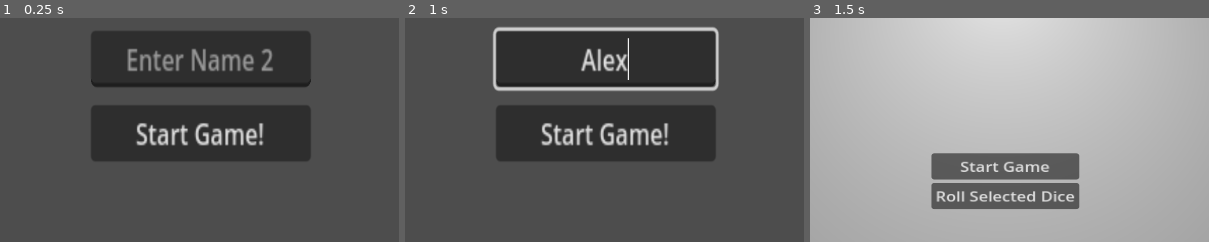
Above: before the commit, frames 1-3 (left to right).
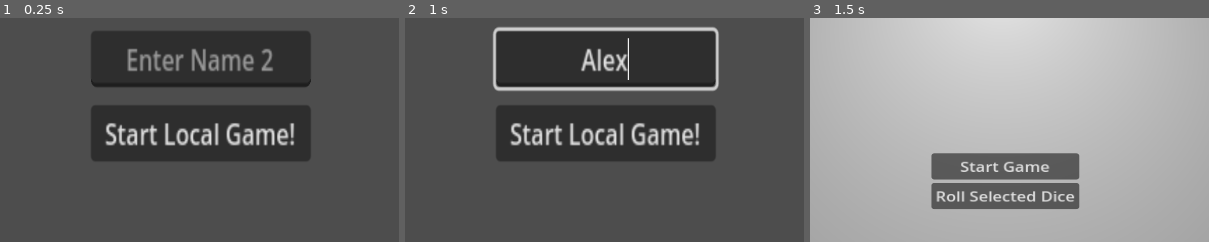
Above: after the commit, the same moments.

Repository: John-Popovici/duel-of-the-eights
Game: Godot game, scene res://Scenes/IntroScene.tscn
Two runs of this game, one before a commit and one after it. Both use one fixed random seed, a clock stepped at 60 frames per second and the inputs below.
Inputs (mouse positions are % of the whole screen's width and height, from its top left):
- Up to frame 1 (0.25 s): no input
- Up to frame 2 (1 s): click (51, 43) at 0.52 s; type "Alex" at 0.6 s; click (51, 59) at 0.75 s; type "Alex" at 0.83 s
- Up to frame 3 (1.5 s): click (51, 76) at 1.25 s, where only the run before the commit has a clickable "Start Game!"
The pictures show only the part of the screen within x 26-76%, y 50-100%; the shares and areas given below are measured in that part.

The runs differ from the first frame. In frame 1, 3.0% of the frame differs, in the area x 26-74%, y 46-58%; in frame 2, 3.0%; in frame 3, nothing differs.

Commit message:
Reintroduced hover function to fix extended jitters

Diff:
--- a/src/Scenes/IntroScene.tscn
+++ b/src/Scenes/IntroScene.tscn
@@ -28,6 +28,6 @@
 placeholder_text = "Enter Name 2"
 alignment = 1
 
-[node name="StartGame" type="Button" parent="VBoxContainer"]
+[node name="StartLocalGame" type="Button" parent="VBoxContainer"]
 layout_mode = 2
-text = "Start Game!"
+text = "Start Local Game!"
--- a/src/Scripts/IntroScene.gd
+++ b/src/Scripts/IntroScene.gd
@@ -4,14 +4,14 @@
 
 @onready var player1_name_input = $VBoxContainer/Player1Entry  # Reference to Player 1's LineEdit
 @onready var player2_name_input = $VBoxContainer/Player2Entry  # Reference to Player 2's LineEdit
-@onready var start_button = $VBoxContainer/StartGame           # Reference to the Start Button
+@onready var start_local_button = $VBoxContainer/StartLocalGame           # Reference to the Start Button
 
 # Called when the node enters the scene tree
 func _ready() -> void:
-	start_button.pressed.connect(_on_start_game_pressed)
+	start_local_button.pressed.connect(_on_start_local_game_pressed)
 
 # Transition to GameScene with player names
-func _on_start_game_pressed() -> void:
+func _on_start_local_game_pressed() -> void:
 	var player1_name = player1_name_input.text
 	var player2_name = player2_name_input.text
 
--- a/src/Scripts/die.gd
+++ b/src/Scripts/die.gd
@@ -9,6 +9,10 @@
 @export var torque_range: int = 5
 @export var hover_height: float = 0.5  # Hover height in meters
 var hover_toggle_position: Vector3
+@onready var move_last_time = -1.0
+# Thresholds to consider if the die is still rolling
+@export var velocity_threshold: float = 0.1  # Adjust this value based on your needs
+@export var roll_time_limit: float = 3.0     # Time limit to trigger function
 var is_selected: bool = false          # Tracks if the die has been clicked/selected
 @onready var dieMesh: MeshInstance3D = $MeshInstance3D
 
@@ -95,11 +99,14 @@
 			best_face = face_value
 	return best_face
 
+var move_start_time = Time.get_ticks_msec() / 1000.0
 func _mouse_enter() -> void:
-	#hover_toggle_position = global_transform.origin  # Save the starting position
-	#var new_position = hover_toggle_position + Vector3(0, hover_height, 0)
-	#global_transform.origin = new_position
+	move_start_time = Time.get_ticks_msec() / 1000.0
+	if (move_last_time == -1.0 or move_start_time - move_last_time > 1.0) and !is_rolling:
+		move_last_time = move_start_time
+		hover()
 	dieMesh.set_surface_override_material(1,selectedTex)
+
 
 func _mouse_exit() -> void:
 	#hover_toggle_position = global_transform.origin  # Save the starting position
@@ -127,7 +134,34 @@
 	self.input_event.connect(_on_input_event)
 	dieMesh.set_surface_override_material(1,normalTex)
 
+# Tracks if the die is currently rolling
+var is_rolling: bool = false
+var roll_start_time: float = -1.0  # Tracks when the die started rolling
+# Called every frame. 'delta' is the elapsed time since the previous frame.
+# Update rolling status in _process
 
-# Called every frame. 'delta' is the elapsed time since the previous frame.
+func hover():
+	move_start_time = Time.get_ticks_msec() / 1000.0
+	move_last_time = move_start_time
+	hover_toggle_position = global_transform.origin  # Save the starting position
+	var new_position = hover_toggle_position + Vector3(0, hover_height, 0)
+	global_transform.origin = new_position
+	print("The die has been rolling for more than 3 seconds.")
+
 func _process(delta: float) -> void:
-	pass
+	# Calculate the speed by checking the length of the linear and angular velocities
+	var speed = linear_velocity.length()
+	var rotation_speed = angular_velocity.length()
+
+	# Check if speed or rotation is above the threshold to determine if rolling
+	if speed > velocity_threshold or rotation_speed > velocity_threshold:
+		if !is_rolling:
+			is_rolling = true
+			roll_start_time = Time.get_ticks_msec() / 1000.0
+		else:
+			var current_time = Time.get_ticks_msec() / 1000.0
+			if current_time - roll_start_time > roll_time_limit:
+				hover()  # Call the function if the roll time limit is exceeded
+				roll_start_time = current_time  # Reset timer to prevent repeated calls
+	else:
+		is_rolling = false
